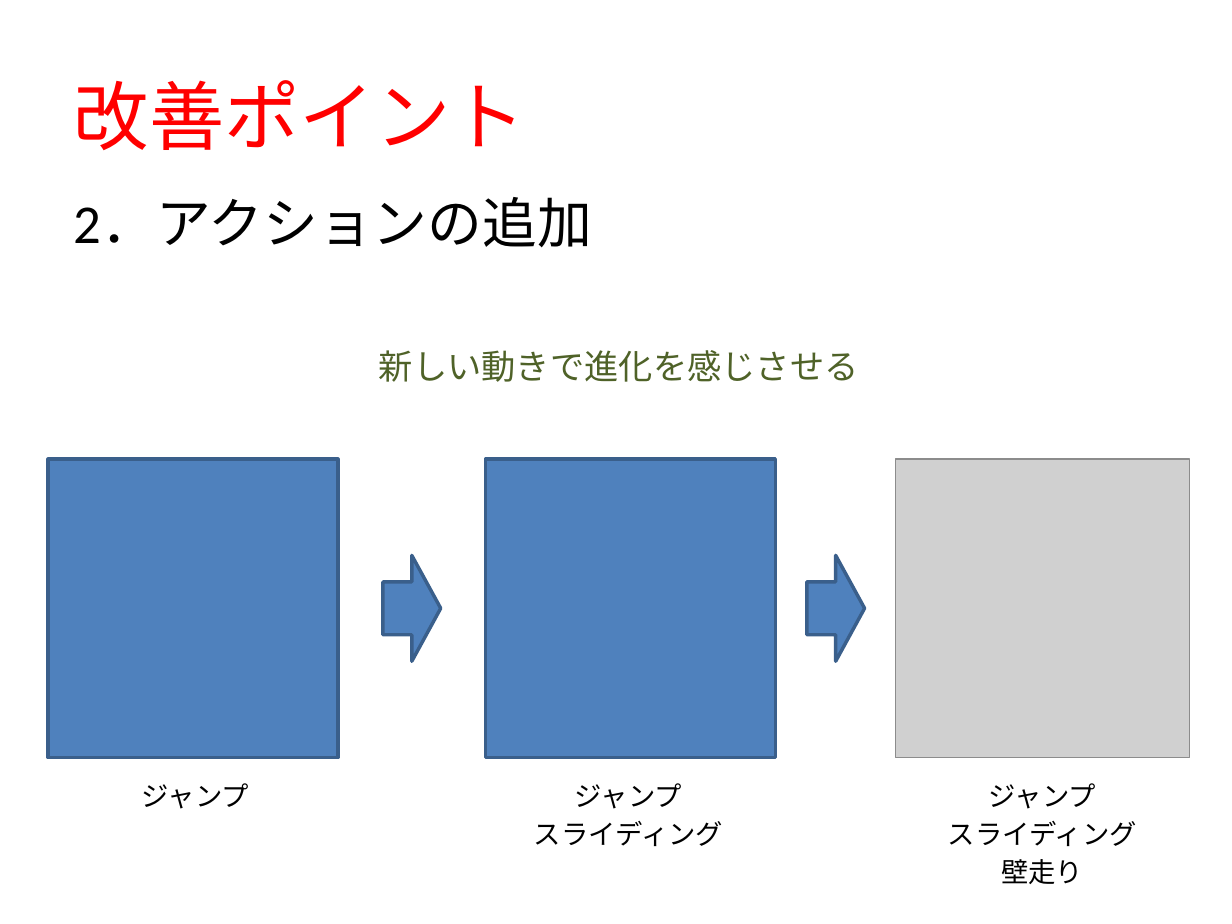
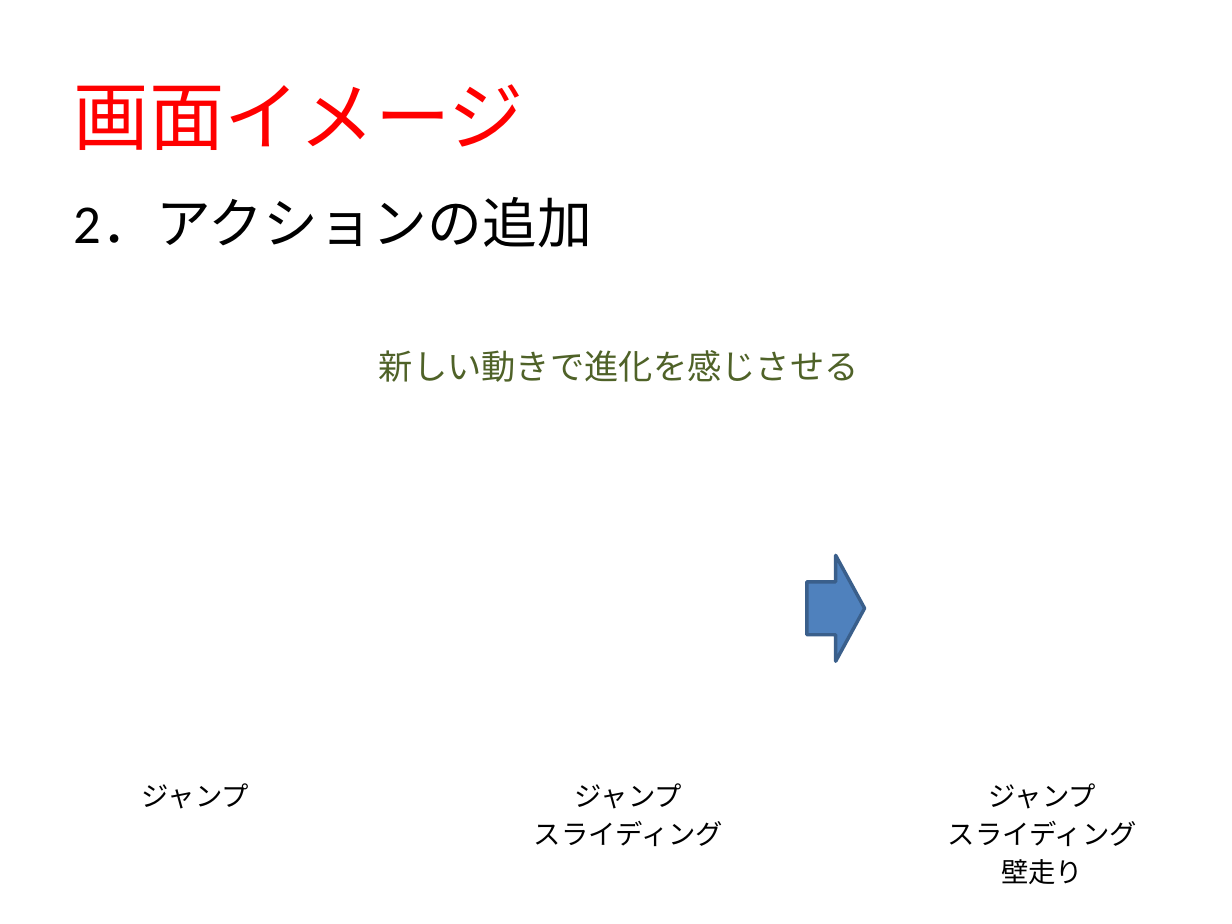
Before and after one commit to POCHOMKIN06/HF21, a slide deck: slide 10 of 企画書4.pptx (slide 5 before the commit). Drawn at 1232x924 pixels with LibreOffice and Linux fonts; fonts in the diff are those of the drawing; grey boxes stand for pictures. Boxes give left, top, right and bottom in pixels: in the first picture for what was removed or moved away, otherwise in the second. Text is boxed around its words. In the diff, an @@ line names an element or a change of style, - is before the commit and + after.

```diff
--- a/企画書4.pptx
+++ b/企画書4.pptx
@@ title at box(74, 84, 524, 150): text changed @@
-改善ポイント
+画面イメージ
@@ rectangle removed at box(48, 460, 338, 758) @@
@@ rectangle removed at box(485, 460, 775, 758) @@
@@ picture removed at box(896, 460, 1190, 758) @@
@@ right arrow removed at box(383, 556, 441, 662) @@
```
Also in this commit, not shown: 4 other slides changed, 5 slides added, 2 slides removed, 42 other files.
